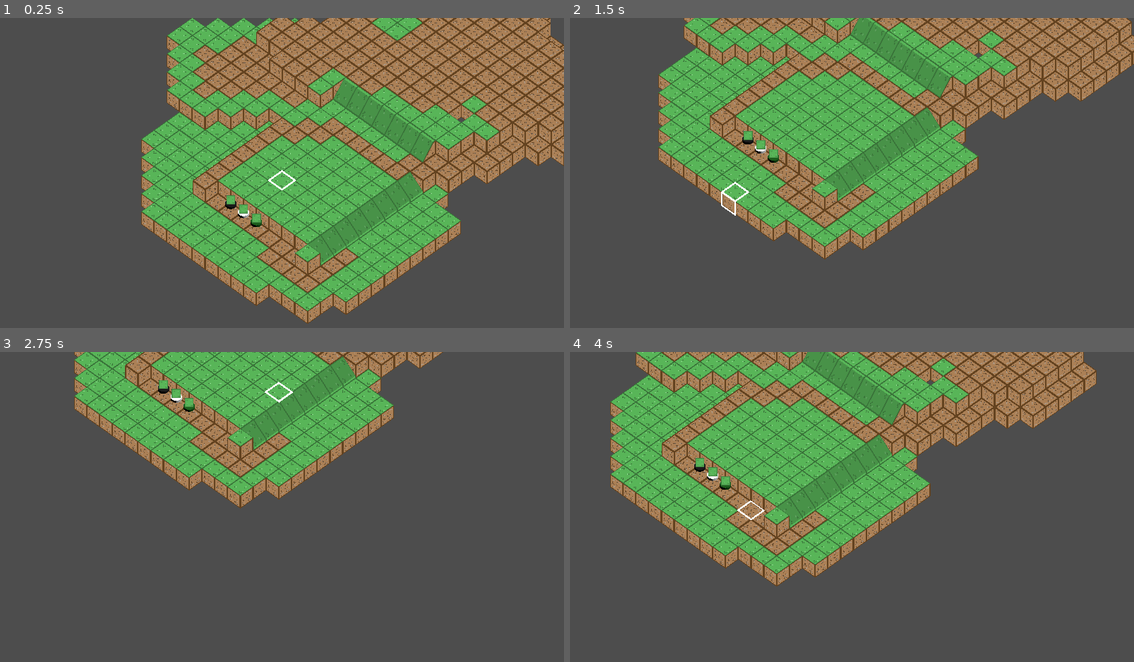
Above: before the commit, frames 1-4 (two rows, left to right).
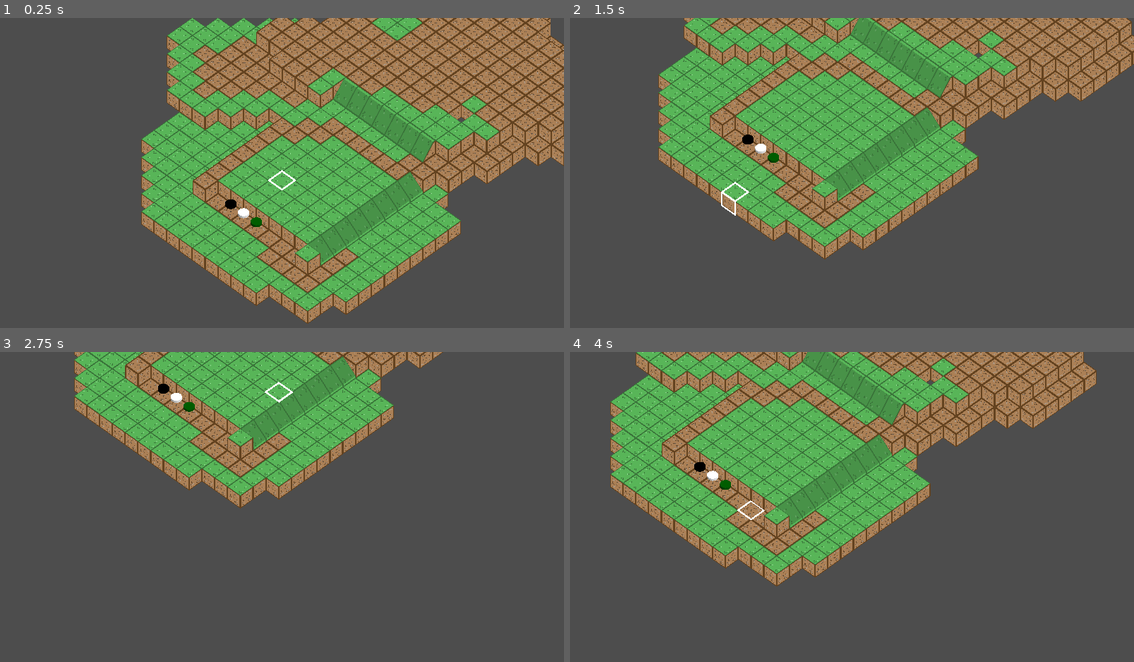
Above: after the commit, the same moments.

Repository: cannibalisticwalrus/GodotGameboardFramework
Game: Godot game, scene res://Scenes/TesterMap.tscn
The game is run twice, just before and just after one commit, with the same random seed, the same clock (stepped at 60 frames per second) and the same inputs.
Inputs (mouse positions are in pixels of both pictures, inside the frame that each line leads up to):
- Up to frame 1 (0.25 s): no input
- Up to frame 2 (1.5 s): tap Enter at 0.5 s; move the mouse to (976, 160) at 0.52 s; press the mouse at (976, 160) at 0.53 s; hold D (Right) 0.53-1.28 s; move the mouse to (739, 191) at 1.27 s; release the mouse at (739, 191) at 1.28 s; hold S (Down) from 1.28 s (still down); click (739, 191) at 1.35 s
- Up to frame 3 (2.75 s): move the mouse to (338, 441) at 2.02 s; release S (Down) at 2.03 s; press the mouse at (338, 441) at 2.03 s; hold D (Right) from 2.03 s (still down)
- Up to frame 4 (4 s): move the mouse to (823, 575) at 2.77 s; release D (Right) at 2.78 s; release the mouse at (823, 575) at 2.78 s; hold W (Up) 2.78-3.53 s; click (823, 575) at 2.85 s; move the mouse to (1021, 556) at 3.52 s; press the mouse at (1021, 556) at 3.53 s; hold A (Left) from 3.53 s (still down)

The runs differ from the first frame. In frame 1, 0.2% of the frame differs, in the area x 39-47%, y 57-68%; in frame 2, 0.2%; in frame 3, 0.2%, in the area x 28-35%, y 9-20%; in frame 4, 0.2%.

Commit message:
Rounding out the Static-image Pawn

Diff:
--- a/Scripts/src_Pawn.gd
+++ b/Scripts/src_Pawn.gd
@@ -12,6 +12,7 @@
 @export var _characterMovementSpeed:int = 5;
 @export var _baseColor:Color = Color(0,0,0);
 @export var _startingLocation:Vector3i = Vector3i(0,0,0);
+@export var _staticSpriteTexture:Texture;
 
 @onready var _owningGameboard:GridMap = $"../GridMap";
 
@@ -21,7 +22,10 @@
 
 func _ready():
 	_dynamicMaterial.albedo_color = _baseColor;
+	_dynamicMaterial.specular_mode = _dynamicMaterial.SPECULAR_TOON;
+	_dynamicMaterial.diffuse_mode = _dynamicMaterial.DIFFUSE_TOON;
 	$MeshInstance3D.set_surface_override_material(0, _dynamicMaterial);
+	$Sprite3D.texture = _staticSpriteTexture;
 
 func getCharacterSpeed():
 	return _characterMovementSpeed;
--- a/project.godot
+++ b/project.godot
@@ -1,16 +1,8 @@
-; Engine configuration file.
-; It's best edited using the editor UI and not directly,
-; since the parameters that go here are not all obvious.
-;
-; Format:
-;   [section] ; section goes between []
-;   param=value ; assign values to parameters
-
 config_version=5
 
 [application]
 
-config/name="TTRPG_Main"
+config/name="GodotGameboardFramework"
 run/main_scene="res://Scenes/TesterMap.tscn"
 config/features=PackedStringArray("4.0", "Forward Plus")
 config/icon="res://icon.svg"
Not shown, added: Images/MainProjectMain.png.import
Not shown, added: Images/MainProjectMain2.png.import
Not shown, added: Images/MainProjectMain3.png.import
